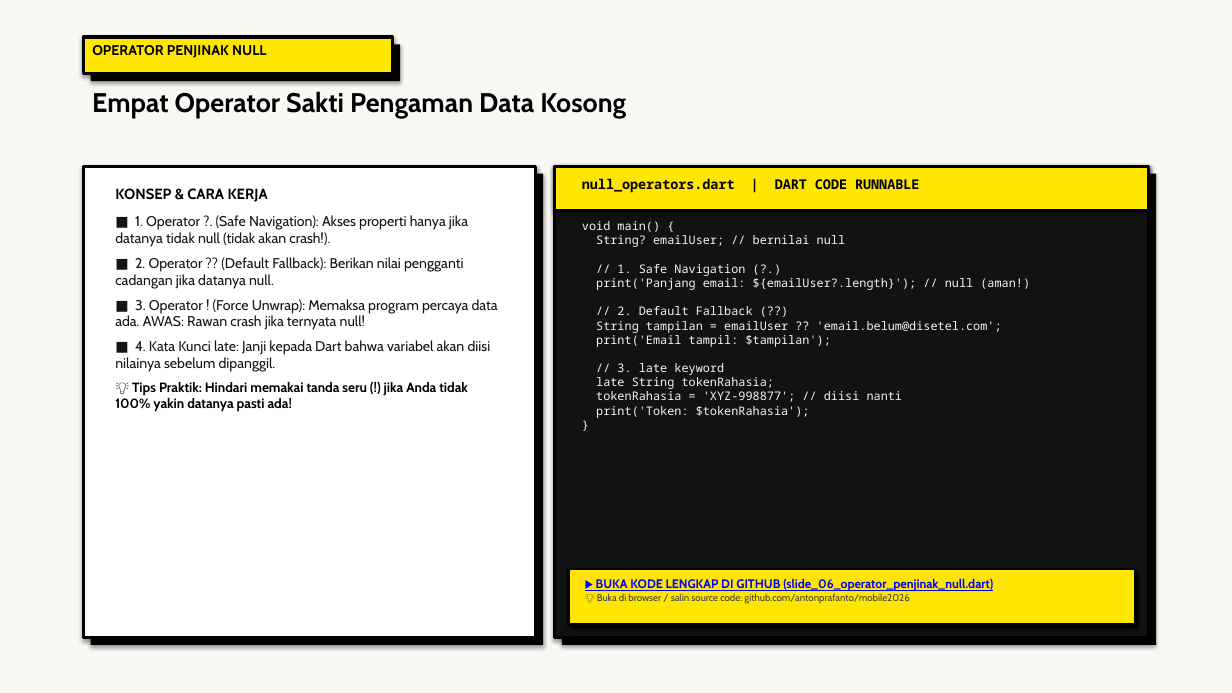
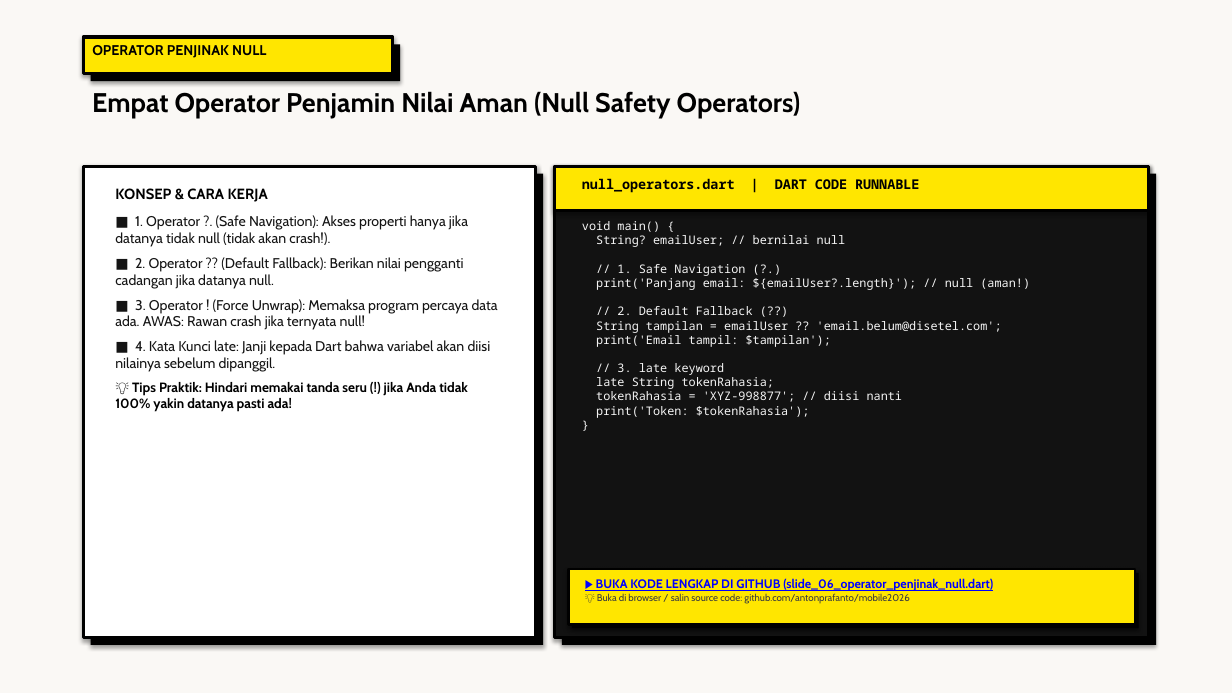
Before and after one commit to antonprafanto/mobile2026, a slide deck: slide 6 of 03_slide_presentasi/PERTEMUAN_02_Modern_Dart_Programming.pptx. Drawn at 1232x693 pixels with LibreOffice and Linux fonts; fonts in the diff are those of the drawing. Boxes give left, top, right and bottom in pixels: in the first picture for what was removed or moved away, otherwise in the second. Text is boxed around its words. In the diff, an @@ line names an element or a change of style, - is before the commit and + after.

```diff
--- a/03_slide_presentasi/PERTEMUAN_02_Modern_Dart_Programming.pptx
+++ b/03_slide_presentasi/PERTEMUAN_02_Modern_Dart_Programming.pptx
@@ text at box(92, 91, 801, 119): text changed @@
-Empat Operator Sakti Pengaman Data Kosong
+Empat Operator Penjamin Nilai Aman (Null Safety Operators)
```
Also in this commit, not shown: 3 other slides changed, 22 other files.
